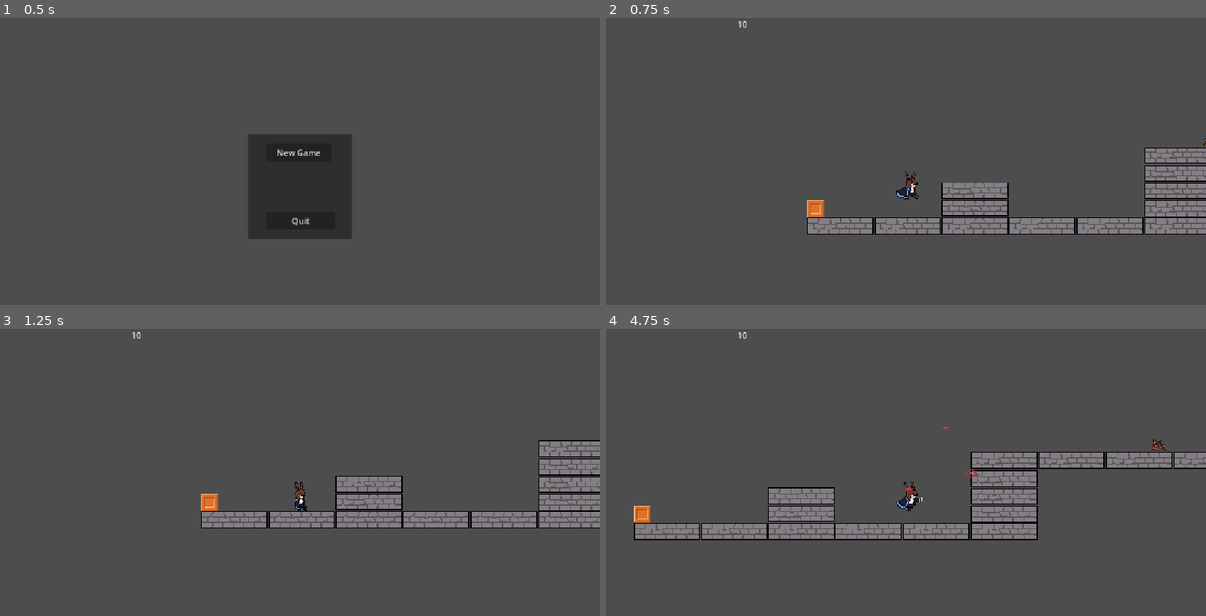
Above: before the commit, frames 1-4 (two rows, left to right).
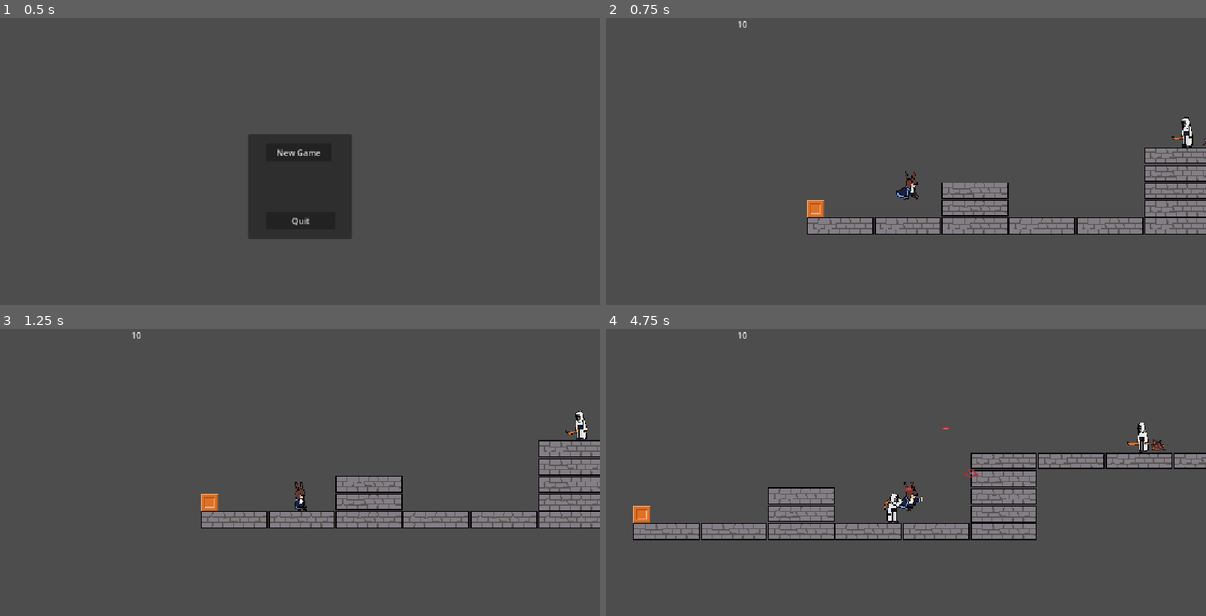
Above: after the commit, the same moments.

Repository: Rastrelly/amiyaQuest
Game: Godot game, scene res://scenes/mainMenu.tscn
Same seed, same stepped clock (60 frames per second), same inputs: the game is played once before the commit and once after it.
Inputs:
- Up to frame 1 (0.5 s): no input
- Up to frame 2 (0.75 s): click "New Game" at 0.5 s
- Up to frame 3 (1.25 s): no input
- Up to frame 4 (4.75 s): hold Ctrl (actAttack) 1.28-2.03 s; hold D (moveRight) 1.28-2.78 s; tap Space (moveJump) at 1.52, 2.27, 3.77, 4.52 s; tap Ctrl (actAttack) at 2.1, 3.6 s; hold Left (moveLeft) 2.78-3.53 s; hold Ctrl (actAttack) 2.78-3.53 s; hold D (moveRight) from 3.53 s (still down); hold Ctrl (actAttack) from 4.28 s (still down)

Frame 1 is identical in both runs. In frame 2, 0.2% of the frame differs, in the area x 94-98%, y 34-46%; in frame 3, 0.2%; in frame 4, 1.2%, in the area x 4-100%, y 32-74%.

Commit message:
generic enemies
added generic enemy and attack agents

Diff:
--- a/project.godot
+++ b/project.godot
@@ -58,6 +58,7 @@
 2d_physics/layer_1="EnvironmentCollisions"
 2d_physics/layer_2="Bullets"
 2d_physics/layer_3="Hittables"
+2d_physics/layer_4="player"
 
 [physics]
 
--- a/scenes/amimi_bullet.tscn
+++ b/scenes/amimi_bullet.tscn
@@ -43,7 +43,7 @@
 size = Vector2(10, 5)
 
 [node name="amimi_bullet" type="StaticBody2D" unique_id=969401603]
-collision_layer = 4
+collision_layer = 0
 collision_mask = 4
 script = ExtResource("1_0t2rx")
 
--- /dev/null
+++ b/scenes/attack_agent_generic.tscn
@@ -0,0 +1,6 @@
+[gd_scene format=3 uid="uid://bi8jlyj4cv4xp"]
+
+[ext_resource type="Script" uid="uid://qqmmiriqjdw3" path="res://scripts/attack_agent_generic.gd" id="1_faqwa"]
+
+[node name="attack_agent_generic" type="Node2D" unique_id=1390415782]
+script = ExtResource("1_faqwa")
--- /dev/null
+++ b/scenes/attack_agent_melee.tscn
@@ -0,0 +1,20 @@
+[gd_scene format=3 uid="uid://cjfsvohve255y"]
+
+[ext_resource type="PackedScene" uid="uid://bi8jlyj4cv4xp" path="res://scenes/attack_agent_generic.tscn" id="1_baqjp"]
+[ext_resource type="Script" uid="uid://b7fluilnbtavs" path="res://scripts/attack_agent_melee.gd" id="2_ye4cb"]
+
+[sub_resource type="CircleShape2D" id="CircleShape2D_pitpm"]
+radius = 23.0
+
+[node name="attack_agent_generic" unique_id=1390415782 instance=ExtResource("1_baqjp")]
+script = ExtResource("2_ye4cb")
+damage = 2.0
+
+[node name="Area2D" type="Area2D" parent="." index="0" unique_id=319004635]
+collision_layer = 0
+collision_mask = 4
+
+[node name="CollisionShape2D" type="CollisionShape2D" parent="Area2D" index="0" unique_id=1185706543]
+shape = SubResource("CircleShape2D_pitpm")
+
+[connection signal="area_entered" from="Area2D" to="." method="_on_area_2d_area_entered"]
--- /dev/null
+++ b/scenes/attack_agent_ranged.tscn
@@ -0,0 +1,9 @@
+[gd_scene format=3 uid="uid://tlchetb5ti2w"]
+
+[ext_resource type="PackedScene" uid="uid://bi8jlyj4cv4xp" path="res://scenes/attack_agent_generic.tscn" id="1_dle6y"]
+[ext_resource type="Script" uid="uid://bjjgrv5jmcedg" path="res://scripts/attack_agent_ranged.gd" id="2_2jvmw"]
+[ext_resource type="PackedScene" uid="uid://dpail0cqxbx5t" path="res://scenes/generic_bullet.tscn" id="3_aim36"]
+
+[node name="attack_agent_generic" unique_id=1390415782 instance=ExtResource("1_dle6y")]
+script = ExtResource("2_2jvmw")
+bulletClass = ExtResource("3_aim36")
--- a/scenes/destructible_crate.tscn
+++ b/scenes/destructible_crate.tscn
@@ -1,7 +1,7 @@
 [gd_scene format=3 uid="uid://drlb2c36ydak6"]
 
 [ext_resource type="Texture2D" uid="uid://j0hnu1aa4l6q" path="res://sprites/crate.png" id="1_3be3r"]
-[ext_resource type="Script" uid="uid://stf4oc6yb101" path="res://scenes/destructible_crate.gd" id="1_w6j4a"]
+[ext_resource type="Script" uid="uid://stf4oc6yb101" path="res://scripts/destructible_crate.gd" id="1_w6j4a"]
 
 [sub_resource type="RectangleShape2D" id="RectangleShape2D_pitpm"]
 size = Vector2(32, 32)
--- /dev/null
+++ b/scenes/generic_enemy.tscn
@@ -0,0 +1,187 @@
+[gd_scene format=3 uid="uid://wudvj274qynp"]
+
+[ext_resource type="Texture2D" uid="uid://c3etq1kvtussj" path="res://sprites/reun_member_sword.png" id="1_8fubi"]
+[ext_resource type="Script" uid="uid://cbkbyr1yobf6" path="res://scripts/generic_enemy.gd" id="1_v2kyb"]
+
+[sub_resource type="AtlasTexture" id="AtlasTexture_v2kyb"]
+atlas = ExtResource("1_8fubi")
+region = Rect2(640, 0, 64, 64)
+
+[sub_resource type="AtlasTexture" id="AtlasTexture_fcrdg"]
+atlas = ExtResource("1_8fubi")
+region = Rect2(704, 0, 64, 64)
+
+[sub_resource type="AtlasTexture" id="AtlasTexture_0mm51"]
+atlas = ExtResource("1_8fubi")
+region = Rect2(768, 0, 64, 64)
+
+[sub_resource type="AtlasTexture" id="AtlasTexture_h66n4"]
+atlas = ExtResource("1_8fubi")
+region = Rect2(832, 0, 64, 64)
+
+[sub_resource type="AtlasTexture" id="AtlasTexture_ofjd3"]
+atlas = ExtResource("1_8fubi")
+region = Rect2(896, 0, 64, 64)
+
+[sub_resource type="AtlasTexture" id="AtlasTexture_4btcy"]
+atlas = ExtResource("1_8fubi")
+region = Rect2(960, 0, 64, 64)
+
+[sub_resource type="AtlasTexture" id="AtlasTexture_fouqe"]
+atlas = ExtResource("1_8fubi")
+region = Rect2(1024, 0, 64, 64)
+
+[sub_resource type="AtlasTexture" id="AtlasTexture_8sjcc"]
+atlas = ExtResource("1_8fubi")
+region = Rect2(1088, 0, 64, 64)
+
+[sub_resource type="AtlasTexture" id="AtlasTexture_ke7ky"]
+atlas = ExtResource("1_8fubi")
+region = Rect2(0, 0, 64, 64)
+
+[sub_resource type="AtlasTexture" id="AtlasTexture_g3dl7"]
+atlas = ExtResource("1_8fubi")
+region = Rect2(64, 0, 64, 64)
+
+[sub_resource type="AtlasTexture" id="AtlasTexture_i8i1h"]
+atlas = ExtResource("1_8fubi")
+region = Rect2(512, 0, 64, 64)
+
+[sub_resource type="AtlasTexture" id="AtlasTexture_5h5ta"]
+atlas = ExtResource("1_8fubi")
+region = Rect2(576, 0, 64, 64)
+
+[sub_resource type="AtlasTexture" id="AtlasTexture_oiph4"]
+atlas = ExtResource("1_8fubi")
+region = Rect2(128, 0, 64, 64)
+
+[sub_resource type="AtlasTexture" id="AtlasTexture_wdr6j"]
+atlas = ExtResource("1_8fubi")
+region = Rect2(192, 0, 64, 64)
+
+[sub_resource type="AtlasTexture" id="AtlasTexture_hk43s"]
+atlas = ExtResource("1_8fubi")
+region = Rect2(256, 0, 64, 64)
+
+[sub_resource type="AtlasTexture" id="AtlasTexture_iork3"]
+atlas = ExtResource("1_8fubi")
+region = Rect2(320, 0, 64, 64)
+
+[sub_resource type="AtlasTexture" id="AtlasTexture_yg64j"]
+atlas = ExtResource("1_8fubi")
+region = Rect2(384, 0, 64, 64)
+
+[sub_resource type="AtlasTexture" id="AtlasTexture_y4fpg"]
+atlas = ExtResource("1_8fubi")
+region = Rect2(448, 0, 64, 64)
+
+[sub_resource type="SpriteFrames" id="SpriteFrames_pitpm"]
+animations = [{
+"frames": [{
+"duration": 1.0,
+"texture": SubResource("AtlasTexture_v2kyb")
+}, {
+"duration": 1.0,
+"texture": SubResource("AtlasTexture_fcrdg")
+}, {
+"duration": 1.0,
+"texture": SubResource("AtlasTexture_0mm51")
+}, {
+"duration": 1.0,
+"texture": SubResource("AtlasTexture_h66n4")
+}],
+"loop": 0,
+"name": &"attack",
+"speed": 10.0
+}, {
+"frames": [{
+"duration": 1.0,
+"texture": SubResource("AtlasTexture_ofjd3")
+}, {
+"duration": 1.0,
+"texture": SubResource("AtlasTexture_4btcy")
+}, {
+"duration": 1.0,
+"texture": SubResource("AtlasTexture_fouqe")
+}, {
+"duration": 1.0,
+"texture": SubResource("AtlasTexture_8sjcc")
+}],
+"loop": 0,
+"name": &"death",
+"speed": 10.0
+}, {
+"frames": [{
+"duration": 1.0,
+"texture": SubResource("AtlasTexture_ke7ky")
+}, {
+"duration": 1.0,
+"texture": SubResource("AtlasTexture_g3dl7")
+}],
+"loop": 1,
+"name": &"idle",
+"speed": 5.0
+}, {
+"frames": [{
+"duration": 1.0,
+"texture": SubResource("AtlasTexture_i8i1h")
+}, {
+"duration": 1.0,
+"texture": SubResource("AtlasTexture_5h5ta")
+}],
+"loop": 1,
+"name": &"telegraph",
+"speed": 5.0
+}, {
+"frames": [{
+"duration": 1.0,
+"texture": SubResource("AtlasTexture_oiph4")
+}, {
+"duration": 1.0,
+"texture": SubResource("AtlasTexture_wdr6j")
+}, {
+"duration": 1.0,
+"texture": SubResource("AtlasTexture_hk43s")
+}, {
+"duration": 1.0,
+"texture": SubResource("AtlasTexture_iork3")
+}, {
+"duration": 1.0,
+"texture": SubResource("AtlasTexture_yg64j")
+}, {
+"duration": 1.0,
+"texture": SubResource("AtlasTexture_y4fpg")
+}],
+"loop": 1,
+"name": &"walk",
+"speed": 10.0
+}]
+
+[sub_resource type="CapsuleShape2D" id="CapsuleShape2D_8fubi"]
+height = 56.0
+
+[sub_resource type="RectangleShape2D" id="RectangleShape2D_v2kyb"]
+size = Vector2(24, 57)
+
+[node name="genericEnemy" type="CharacterBody2D" unique_id=918831689]
+collision_layer = 9
+script = ExtResource("1_v2kyb")
+speed = 120.0
+
+[node name="sprite" type="AnimatedSprite2D" parent="." unique_id=542078474]
+texture_filter = 1
+sprite_frames = SubResource("SpriteFrames_pitpm")
+animation = &"death"
+autoplay = "idle"
+
+[node name="collider" type="CollisionShape2D" parent="." unique_id=725588640]
+position = Vector2(1, 1)
+shape = SubResource("CapsuleShape2D_8fubi")
+
+[node name="hurtbox_area" type="Area2D" parent="." unique_id=1175566287]
+collision_layer = 4
+collision_mask = 0
+
+[node name="hurtbox_shape" type="CollisionShape2D" parent="hurtbox_area" unique_id=932172957]
+position = Vector2(0, 0.5)
+shape = SubResource("RectangleShape2D_v2kyb")
--- a/scenes/main.tscn
+++ b/scenes/main.tscn
@@ -7,6 +7,8 @@
 [ext_resource type="PackedScene" uid="uid://lovcyqlx506q" path="res://scenes/originium_slug.tscn" id="5_tbgi4"]
 [ext_resource type="PackedScene" uid="uid://b5pe7w1vcbliq" path="res://scenes/reunion_drone.tscn" id="6_tefeu"]
 [ext_resource type="PackedScene" uid="uid://b2yu4cocqei0h" path="res://scenes/elevator_platf_def.tscn" id="7_o6xl0"]
+[ext_resource type="PackedScene" uid="uid://wudvj274qynp" path="res://scenes/generic_enemy.tscn" id="8_tipki"]
+[ext_resource type="PackedScene" uid="uid://jd6s34nxf7gq" path="res://scenes/reunion_ranged.tscn" id="9_85g3d"]
 
 [sub_resource type="RectangleShape2D" id="RectangleShape2D_pitpm"]
 size = Vector2(128, 32)
@@ -156,3 +158,9 @@
 [node name="elevator_platf_def" parent="." unique_id=34117823 instance=ExtResource("7_o6xl0")]
 position = Vector2(2084, -356)
 startPoint2 = true
+
+[node name="genericEnemy" parent="." unique_id=918831689 instance=ExtResource("8_tipki")]
+position = Vector2(539, -95)
+
+[node name="genericEnemy2" parent="." unique_id=1064152983 instance=ExtResource("9_85g3d")]
+position = Vector2(805, -95)
--- a/scenes/pc_char.tscn
+++ b/scenes/pc_char.tscn
@@ -10,6 +10,8 @@
 size = Vector2(18, 30)
 
 [node name="pcChar" type="CharacterBody2D" unique_id=1034325574]
+collision_layer = 8
+collision_mask = 9
 script = ExtResource("1_7sev4")
 
 [node name="AnimatedSprite2D" type="AnimatedSprite2D" parent="." unique_id=1296742437]
--- /dev/null
+++ b/scenes/reunion_melee.tscn
@@ -0,0 +1,5 @@
+[gd_scene format=3 uid="uid://b55npxvjfya3v"]
+
+[ext_resource type="PackedScene" uid="uid://wudvj274qynp" path="res://scenes/generic_enemy.tscn" id="1_3cwj0"]
+
+[node name="genericEnemy" unique_id=918831689 instance=ExtResource("1_3cwj0")]
--- /dev/null
+++ b/scenes/reunion_ranged.tscn
@@ -0,0 +1,10 @@
+[gd_scene format=3 uid="uid://jd6s34nxf7gq"]
+
+[ext_resource type="PackedScene" uid="uid://wudvj274qynp" path="res://scenes/generic_enemy.tscn" id="1_3gq3f"]
+[ext_resource type="PackedScene" uid="uid://tlchetb5ti2w" path="res://scenes/attack_agent_ranged.tscn" id="2_h57p5"]
+
+[node name="genericEnemy" unique_id=918831689 instance=ExtResource("1_3gq3f")]
+triggerDistance = 500.0
+attackDistance = 120.0
+attackAgentClass = ExtResource("2_h57p5")
+attackAgentSpawnOffset = Vector2(5, 0)
--- /dev/null
+++ b/scripts/attack_agent_generic.gd
@@ -0,0 +1,18 @@
+class_name attack_agent_generic extends Node2D
+
+@export var dir:Vector2 = Vector2(1,0)
+@export var spawnPos:Vector2 = Vector2(0,0)
+
+# Called when the node enters the scene tree for the first time.
+func _ready() -> void:
+	pass
+
+
+# Called every frame. 'delta' is the elapsed time since the previous frame.
+func _process(delta: float) -> void:
+	pass
+
+
+#attack agents main func; must be overridden by children to actually work
+func executeAttack() -> void:
+	pass
--- /dev/null
+++ b/scripts/attack_agent_melee.gd
@@ -0,0 +1,23 @@
+class_name attack_agent_melee extends attack_agent_generic
+
+@onready var area_2d: Area2D = $Area2D
+
+@export var damage:float = 2
+
+# Called when the node enters the scene tree for the first time.
+func _ready() -> void:
+	print("Melee agent spawned!")
+
+
+# Called every frame. 'delta' is the elapsed time since the previous frame.
+func _process(delta: float) -> void:
+	pass
+
+
+func _on_area_2d_area_entered(area: Area2D) -> void:
+	if (area.get_parent().has_method("getIsEnemy")):
+		if (area.get_parent().getIsEnemy() == false):
+			if (area.get_parent().has_method("take_damage")):
+				area.get_parent().take_damage(damage)
+				print("Dealing damage!")
+				self.queue_free()
--- /dev/null
+++ b/scripts/attack_agent_ranged.gd
@@ -0,0 +1,23 @@
+class_name attack_agent_ranged extends attack_agent_generic
+
+@export var bulletClass = preload("res://scenes/generic_bullet.tscn")
+
+# Called when the node enters the scene tree for the first time.
+func _ready() -> void:
+	print("Ranged agent spawned at point: ", self.position)
+	executeAttack()
+
+
+
+# Called every frame. 'delta' is the elapsed time since the previous frame.
+func _process(delta: float) -> void:
+	pass
+
+
+func executeAttack() -> void:
+	await get_tree().process_frame
+	var bullet = bulletClass.instantiate()
+	bullet.dir = dir
+	self.get_parent().add_child(bullet)
+	bullet.position = self.position
+	print("Bullet spawned at point: ", bullet.position)
--- /dev/null
+++ b/scripts/generic_enemy.gd
@@ -0,0 +1,114 @@
+class_name genericEnemy extends CharacterBody2D
+
+@onready var sprite: AnimatedSprite2D = $sprite
+@onready var hurtbox_area: Area2D = $hurtbox_area
+
+
+@export var triggerDistance:float = 400
+@export var attackDistance:float = 40
+@export var speed:float = 220
+@export var telegraphTime:float = 0.5
+@export var attackTime:float = 0.9
+
+@export var attackAgentClass = load("res://scenes/attack_agent_melee.tscn")
+@export var attackAgentSpawnOffset:Vector2 = Vector2(20,0)
+
+var playerDir:float = 0
+var currentPurpose:int = 0 #0 - idle, 1 - walk to plr, 2 - telegraph, 3 - attack, 4 - die
+
+var actionTimer:float = 0
+
+#damage handling
+@export var hp:float = 1.0
+@export var isEnemy:bool = true
+
+func take_damage(amt:float):
+	hp-=amt
+
+func getIsEnemy() -> bool:
+	return isEnemy;
+
+#spawns attack agent
+func performAttack() -> void:
+	var attAg = attackAgentClass.instantiate()
+	attAg.dir.x = playerDir
+	attAg.dir.y = 0
+	self.get_parent().add_child(attAg)
+	attAg.position = self.position + attackAgentSpawnOffset * playerDir
+	print("Spawning agent at position: ",attAg.position)
+
+func _physics_process(delta: float) -> void:
+	#check where the player is
+	var pp: Vector2 = GlobalStateMonitor.playerPos
+
+	if (pp.x > self.position.x): playerDir = 1
+	if (pp.x <= self.position.x): playerDir = -1
+
+	var plrDist: float = self.position.distance_to(pp)
+
+	#handle purpose for action and state amchine
+	if (hp > 0):
+		if (plrDist > triggerDistance): currentPurpose = 0
+		if (plrDist <= triggerDistance):
+			if (plrDist > attackDistance) and (actionTimer <= 0): #run to player
+				velocity.x = playerDir * speed
+				currentPurpose = 1
+			if (plrDist <= attackDistance) or (actionTimer > 0): #attack player
+				velocity.x = 0
+				if (currentPurpose != 2) and (currentPurpose !=3):
+					currentPurpose = 2
+					actionTimer = telegraphTime
+					print("Ini tele on strt")
+				if (actionTimer <= 0):
+					if currentPurpose == 2:
+						currentPurpose = 3
+						actionTimer = attackTime
+						performAttack()
+						print("end tele, do attack")
+					else:
+						currentPurpose = 2
+						actionTimer = telegraphTime
+						print("end attack do tele")
+	else:
+		velocity.x = 0
+		currentPurpose = 4
+		self.collision_layer=0b00000000000000000000
+		self.collision_mask=0b00000000000000000001
+		hurtbox_area.collision_layer=0b00000000000000000000
+		hurtbox_area.collision_mask=0b00000000000000000000
+
+	#handle attack timer
+	if (actionTimer > 0):
+		actionTimer -= delta
+
+	#print("CurrPurp ",currentPurpose,"; tmr = ",actionTimer)
+
+	#handle gravity
+	if (not is_on_floor()):
+		velocity += get_gravity() * delta
+
+	#handle animations
+	if (currentPurpose == 0):
+		if (sprite.animation != "idle"):
+			sprite.animation = "idle"
+	if (currentPurpose == 1):
+		if (sprite.animation != "walk"):
+			sprite.animation = "walk"
+	if (currentPurpose == 2):
+		if (sprite.animation != "telegraph"):
+			sprite.animation = "telegraph"
+			sprite.play()
+	if (currentPurpose == 3):
+		if (sprite.animation != "attack"):
+			sprite.animation = "attack"
+			sprite.play()
+	if (currentPurpose == 4):
+		if (sprite.animation != "death"):
+			sprite.animation = "death"
+			sprite.play()
+
+	if (hp > 0):
+		if (playerDir > 0): sprite.flip_h = false
+		else: sprite.flip_h = true
+
+	move_and_slide()
--- a/scripts/originium_slug.gd
+++ b/scripts/originium_slug.gd
@@ -55,5 +55,7 @@
 
 
 func _on_area_2d_area_entered(area: Area2D) -> void:
-	if area.get_parent().has_method("take_damage"):
-		area.get_parent().take_damage(hitDmg)
+	if area.get_parent().has_method("isEnemy"):
+		if not area.get_parent().isEnemy():
+			if area.get_parent().has_method("take_damage"):
+				area.get_parent().take_damage(hitDmg)
Not shown, added: scripts/attack_agent_generic.gd.uid
Not shown, added: scripts/attack_agent_melee.gd.uid
Not shown, added: scripts/attack_agent_ranged.gd.uid
Renamed: scenes/destructible_crate.gd -> scripts/destructible_crate.gd
Renamed: scenes/destructible_crate.gd.uid -> scripts/destructible_crate.gd.uid
Not shown, added: scripts/generic_enemy.gd.uid
Binary file added: sprites/reun_member_sword.aseprite
Binary file added: sprites/reun_member_sword.png
Not shown, added: sprites/reun_member_sword.png.import
